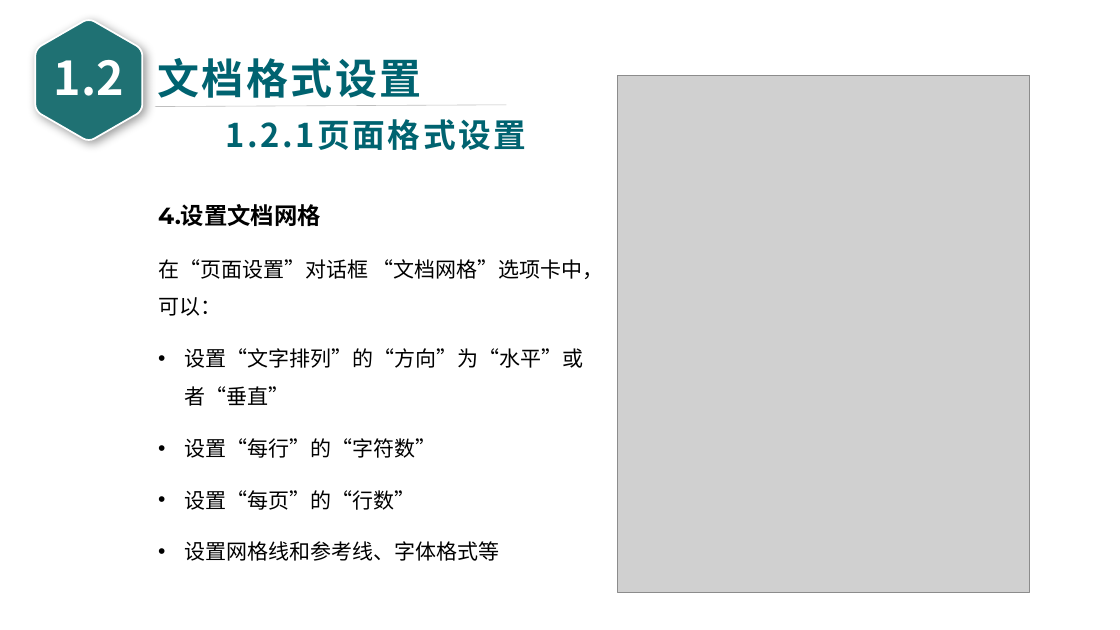
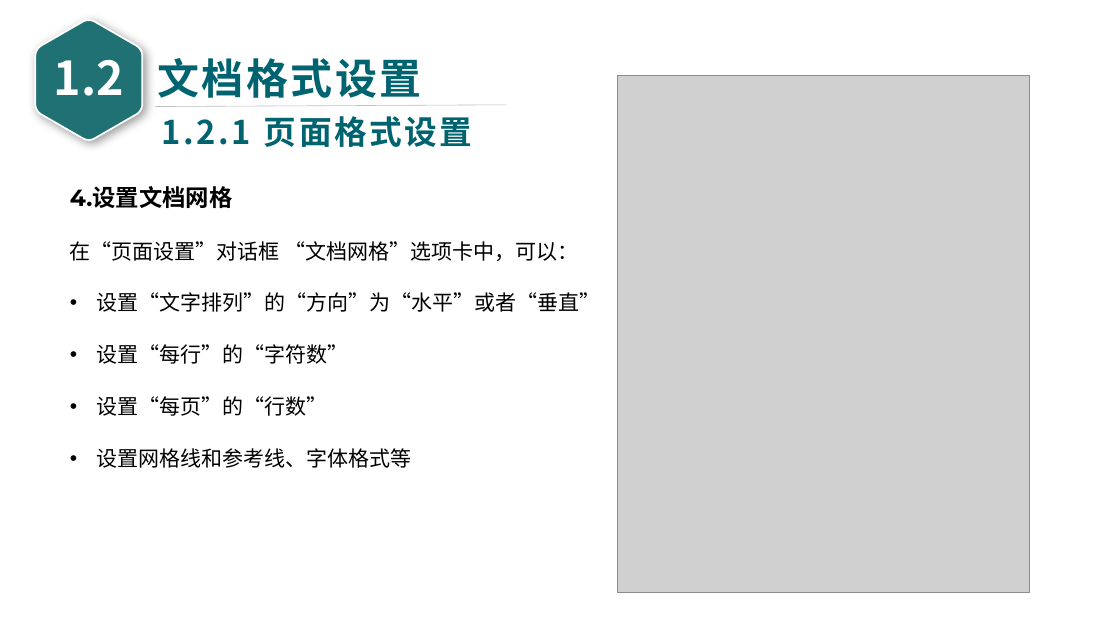
Before and after one commit to glplaman/glplaman.github.io, a slide deck: slide 28 of office/file/wps PPT/第1章 WPS文字文档编辑 - glpla.pptx. Drawn at 1120x630 pixels with LibreOffice and Linux fonts; fonts in the diff are those of the drawing; grey boxes stand for pictures. Boxes give left, top, right and bottom in pixels: in the first picture for what was removed or moved away, otherwise in the second. Text is boxed around its words. In the diff, an @@ line names an element or a change of style, - is before the commit and + after.

```diff
--- a/office/file/wps PPT/第1章 WPS文字文档编辑 - glpla.pptx
+++ b/office/file/wps PPT/第1章 WPS文字文档编辑 - glpla.pptx
@@ text added at bbox=[162, 116, 473, 147], 28 pt, text #006370, bold @@
+1.2.1 页面格式设置
@@ text removed at bbox=[226, 119, 527, 150] @@
-1.2.1页面格式设置
@@ text "4.设置文档网格" rewrapped from bbox=[158, 204, 604, 561] to bbox=[70, 186, 600, 468] @@
```
Also in this commit, not shown: 91 other slides changed, 9 other files.
